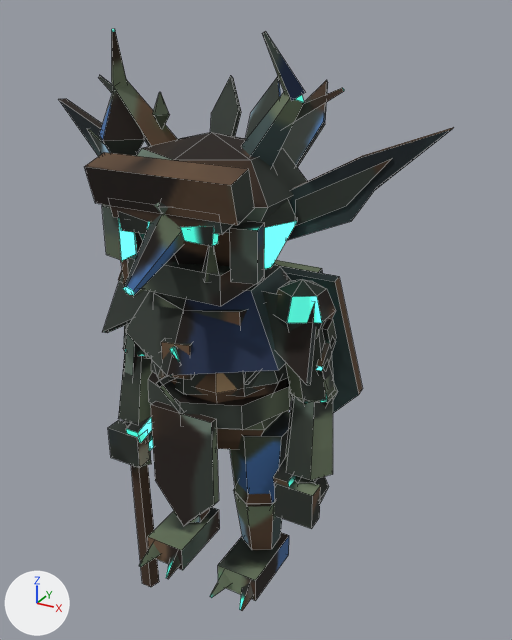
The Blender file assets/models/src/goblin_shaman.blend, before and after one commit.
Camera for both pictures: a camera (50 mm lens) standing at (0.742, -1.195, 1.236) and looking at (0.053, 0.058, 0.609). Lighting does not change. The marker at lower left points along +X, +Y and +Z. The first picture is the older version. Mesh edges are drawn as thin lines.

The first picture shows 'GoblinShamanMesh'.
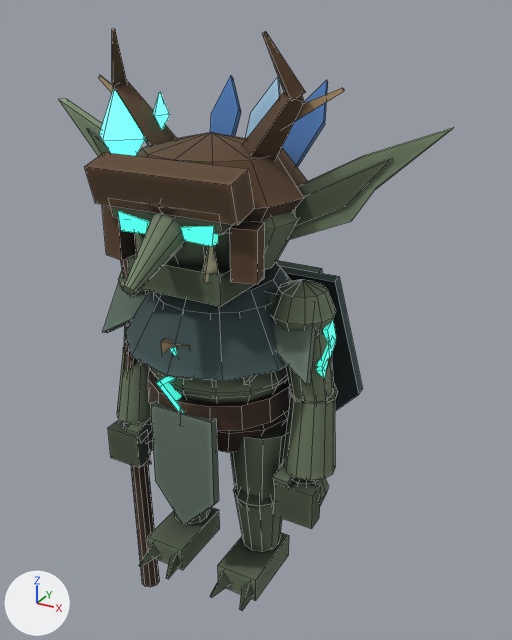
Pixel boxes (x1, y1, x2, y2) of what changed, in the pictures (512 x 640 px):
```json
{"part": 1, "of": "me_goblinshamanmesh", "change": "added", "after": [117, 132, 337, 587]}
{"part": 2, "of": "me_goblinshamanmesh", "change": "shading changed", "before": [58, 29, 454, 611], "after": [58, 29, 454, 611]}
```

Edits to the scene script, one JSON object a line:
```json
{"block": "me_goblinshamanmesh", "where": "# used by ob_goblinshamanmesh; location = (0.0, 0.0, 0.0)"}
{"op": "remove", "block": "me_goblinshamanmesh", "code": "me_goblinshamanmesh.from_pydata(...)  # 913 vertices, 776 faces; spans x -0.442..0.442, y -0.306..0.261, z -0.19..1.202"}
{"op": "add", "block": "me_goblinshamanmesh", "code": "me_goblinshamanmesh.from_pydata(...)  # 1330 vertices, 1172 faces; spans x -0.442..0.442, y -0.306..0.261, z -0.19..1.202"}
{"block": "me_goblinshamanmesh", "change": "me_goblinshamanmesh part 1: 417 vertices added at x -0.276..0.276, y -0.305..0.2, z -0.19..0.989"}
{"block": "me_goblinshamanmesh", "change": "me_goblinshamanmesh part 2: 348 kept faces spanning x -0.442..0.442, y -0.211..0.261, z 0.0..1.202 are now shaded smooth"}
```
